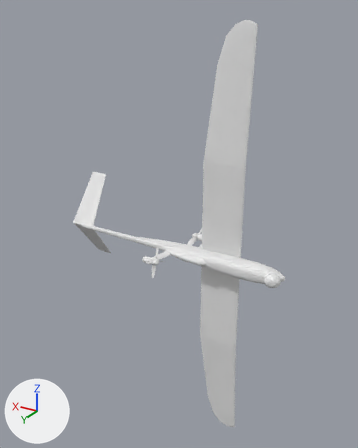
The OBJ model models/ff1_deployed.obj: old version first, new version second.
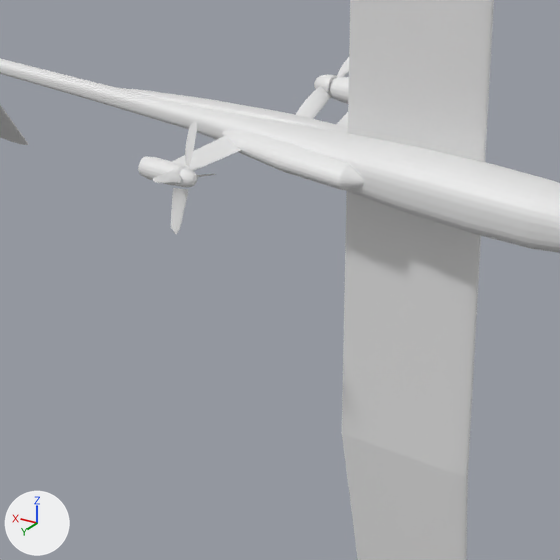
Each version is shown whole from a camera (50 mm lens) standing at (-567.0, 1808.0, 1047.0) and looking at (576.0, -96.0, 94.0), then close up on the part from 29% to 73% of the width and 47% to 83% of the height. Lighting does not change. The marker at lower left points along +X, +Y and +Z. The last two pictures show the newer version. Where no turn or scale is listed for an object, it has been applied to the vertices. Vertices at exactly the same position are counted once.

The first close-up shows 'ff1_deployed'.
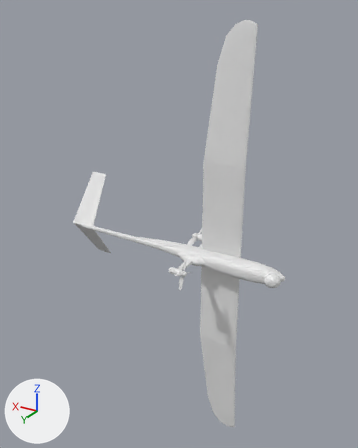
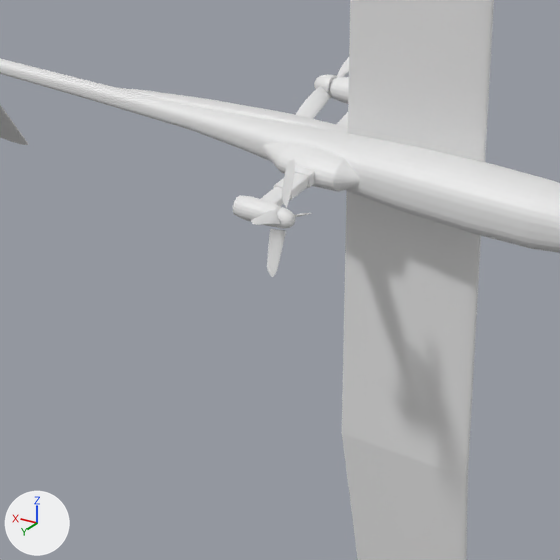
Where the change shows, as pixel boxes [x1, y1, x2, y2] in the close-ups (560 x 560 px; the box of a moved part takes in the faces that stretch with it):
```json
{"part": 1, "of": "me_ff1_deployed", "change": "moved or reshaped", "before": [138, 156, 198, 188], "after": [233, 195, 295, 229]}
{"part": 2, "of": "me_ff1_deployed", "change": "added", "after": [295, 165, 315, 188], "on screen": "mostly hidden"}
{"part": 3, "of": "me_ff1_deployed", "change": "added", "after": [274, 173, 309, 200]}
{"part": 4, "of": "me_ff1_deployed", "change": "added", "after": [261, 187, 291, 206]}
{"part": 5, "of": "me_ff1_deployed", "change": "deleted", "before": [172, 136, 241, 171]}
{"part": 6, "of": "me_ff1_deployed", "change": "moved or reshaped", "before": [153, 121, 364, 234], "after": [251, 141, 360, 277]}
```

Scene script edits in JSON lines:
```json
{"block": "me_ff1_deployed", "where": "# used by ob_ff1_deployed; location = (0.0, 0.0, 0.0)"}
{"op": "remove", "block": "me_ff1_deployed", "code": "me_ff1_deployed.from_pydata(...)  # 16312 vertices, 32259 faces; spans x 0.0..1190.0, y -321.0..218.0, z -1014.0..1014.0"}
{"op": "add", "block": "me_ff1_deployed", "code": "me_ff1_deployed.from_pydata(...)  # 16019 vertices, 31661 faces; spans x 0.0..1190.0, y -321.0..246.0, z -1014.0..1014.0"}
{"block": "me_ff1_deployed", "change": "me_ff1_deployed part 1: the loose piece of 282 vertices spanning x 536.0..618.0, y 132.0..162.0, z -15.0..15.0 is moved by (-162.0, 28.0, 0.0)"}
{"block": "me_ff1_deployed", "change": "me_ff1_deployed part 2: a new loose piece of 34 vertices spanning x 410.0..440.0, y 8.0..75.0, z -9.0..9.0"}
{"block": "me_ff1_deployed", "change": "me_ff1_deployed part 3: a new loose piece of 34 vertices spanning x 412.0..438.0, y 51.0..118.0, z -7.0..7.0"}
{"block": "me_ff1_deployed", "change": "me_ff1_deployed part 4: a new loose piece of 34 vertices spanning x 413.0..437.0, y 94.0..160.0, z -6.0..6.0"}
{"block": "me_ff1_deployed", "change": "me_ff1_deployed part 5: the loose piece of 429 vertices spanning x 529.0..598.0, y 17.0..153.0, z -3.0..3.0 is deleted"}
{"block": "me_ff1_deployed", "change": "me_ff1_deployed part 6: 1762 vertices moved from x 345.0..585.0, y 9.0..184.0, z -71.0..71.0 to x 352.0..515.0, y 17.0..246.0, z -71.0..71.0; 345 vertices removed from x 545.0..563.0, y 9.0..218.0, z -71.0..71.0; 345 vertices added at x 385.0..425.0, y 22.0..246.0, z -71.0..71.0"}
{"block": "me_ff1_deployed", "change": "other edits to the shape of me_ff1_deployed do not show in these pictures"}
```
